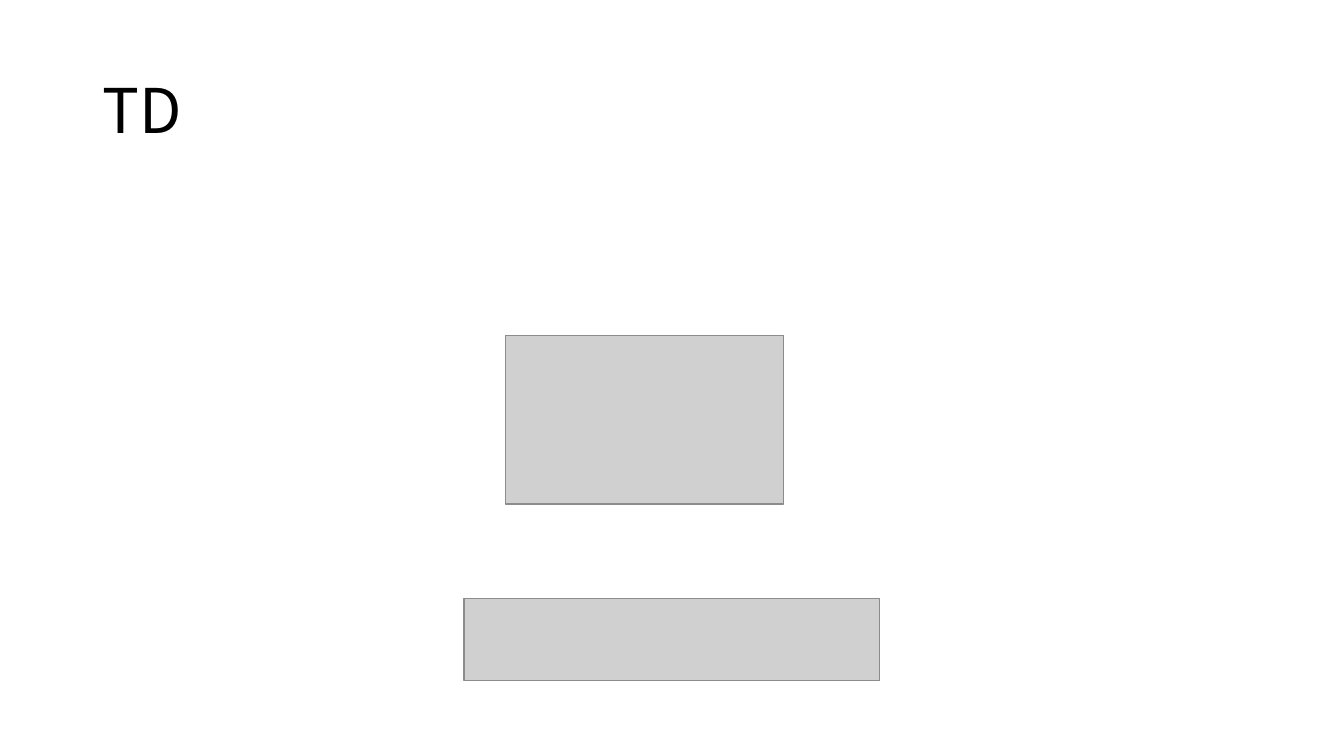
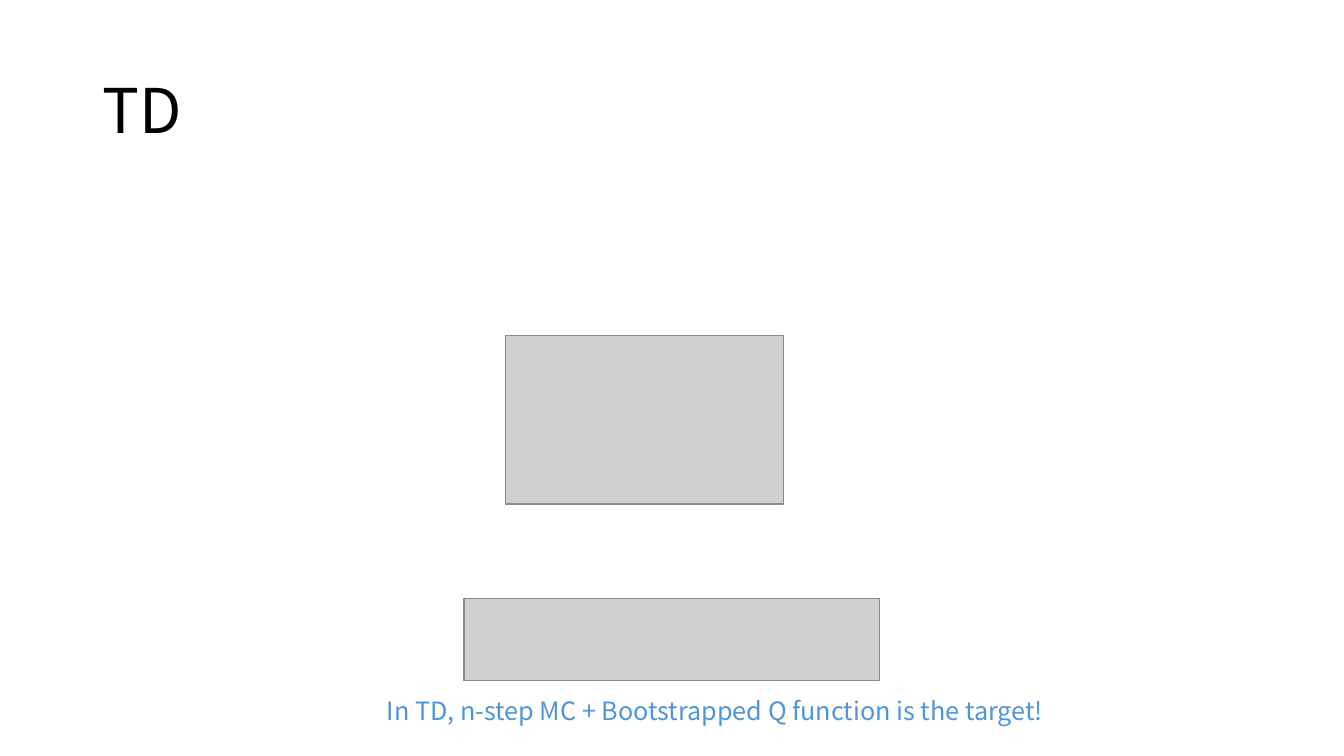
Before and after one commit to parkjin-nim/rl_lecture, a slide deck: slide 6 of 5.TD/5강_Temporal_Difference.pptx. Drawn at 1344x756 pixels with LibreOffice and Linux fonts; fonts in the diff are those of the drawing; grey boxes stand for pictures. Boxes give left, top, right and bottom in pixels: in the first picture for what was removed or moved away, otherwise in the second. Text is boxed around its words. In the diff, an @@ line names an element or a change of style, - is before the commit and + after.

```diff
--- a/5.TD/5강_Temporal_Difference.pptx
+++ b/5.TD/5강_Temporal_Difference.pptx
@@ text added at (387,699,1043,727), 18 pt, text #4E95D9 @@
+In TD, n-step MC + Bootstrapped Q function is the target!
```
Also in this commit, not shown: 1 other slide changed, 8 other files.
